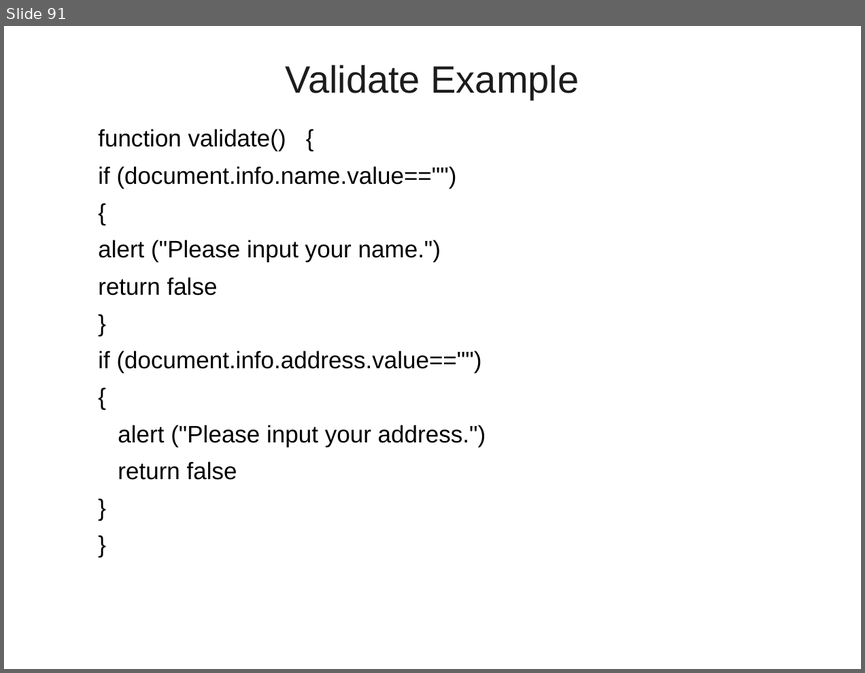
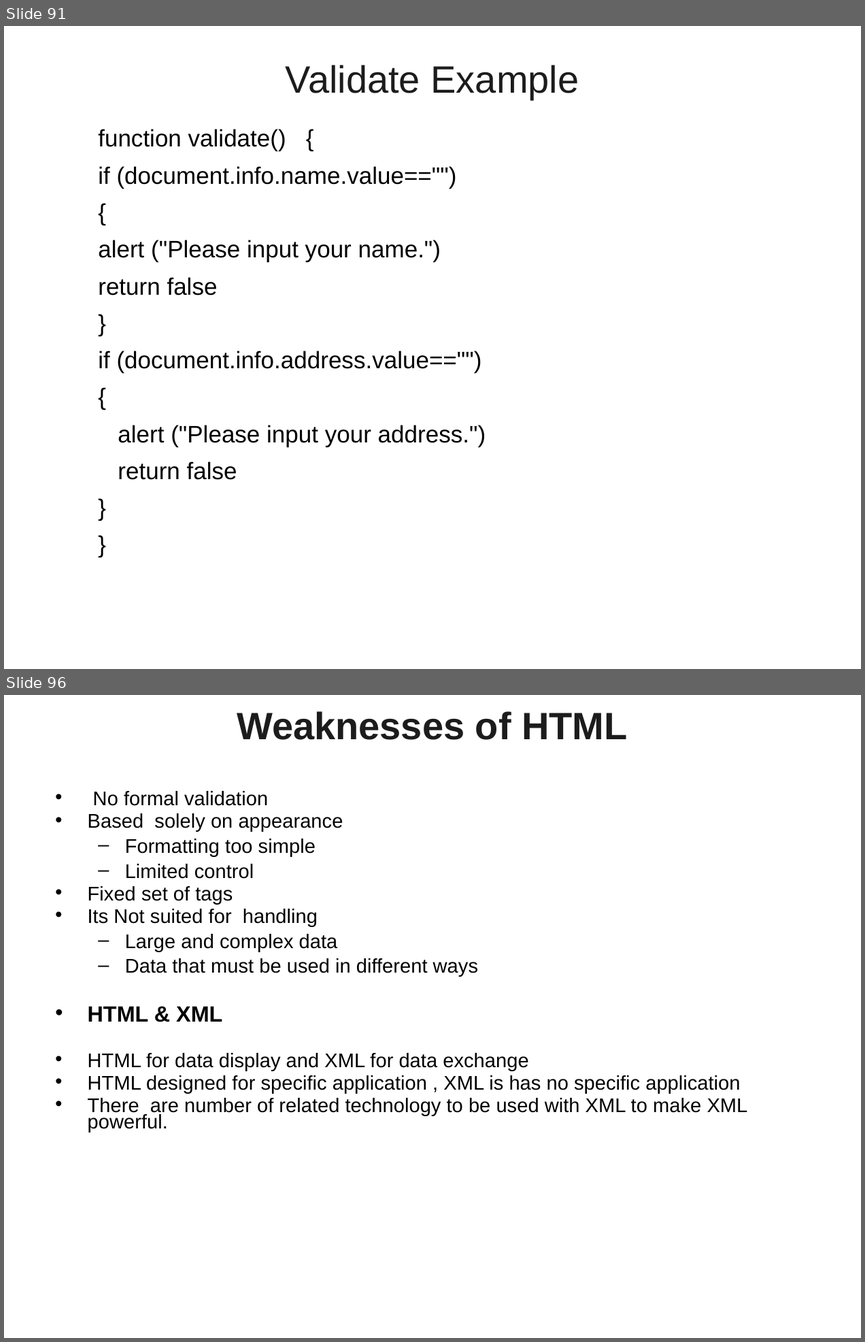
Before and after one commit to vatsanTraining/training_june_2022, a slide deck: JavaScript_Module_1.ppt. Shown one above the other, each under a label of ours: slide 91 before the commit, slides 91 and 96 after it; the slides between them are not shown. The pictures are 865x673 and 865x1342 pixels, drawn with LibreOffice and Linux fonts; fonts in the diff are those of the drawing; background and template pictures are left out. Boxes give left, top, right and bottom in pixels: in the first picture for what was removed or moved away, otherwise in the second. Text is boxed around its words. In the diff, an @@ line names an element or a change of style, - is before the commit and + after.

```diff
--- a/JavaScript_Module_1.ppt
+++ b/JavaScript_Module_1.ppt
@@ slide 96 added at box(4, 695, 861, 1338), background picture (left out) @@
@@ title added at box(237, 711, 627, 740), 32 pt, text #1C1C1C, bold @@
+Weaknesses of HTML
@@ text added at box(88, 791, 748, 1132), 16.6 pt, text #000000 @@
+• No formal validation
+• Based solely on appearance
+  – Formatting too simple
+  – Limited control
+• Fixed set of tags
+• Its Not suited for handling
+  – Large and complex data
+  – Data that must be used in different ways
+• HTML & XML
+• HTML for data display and XML for data exchange
+• HTML designed for specific application , XML is has no specific application
+• There are number of related technology to be used with XML to make XML powerful.
```
Also in this commit, not shown: 16 slides changed, 43 other slides added.
